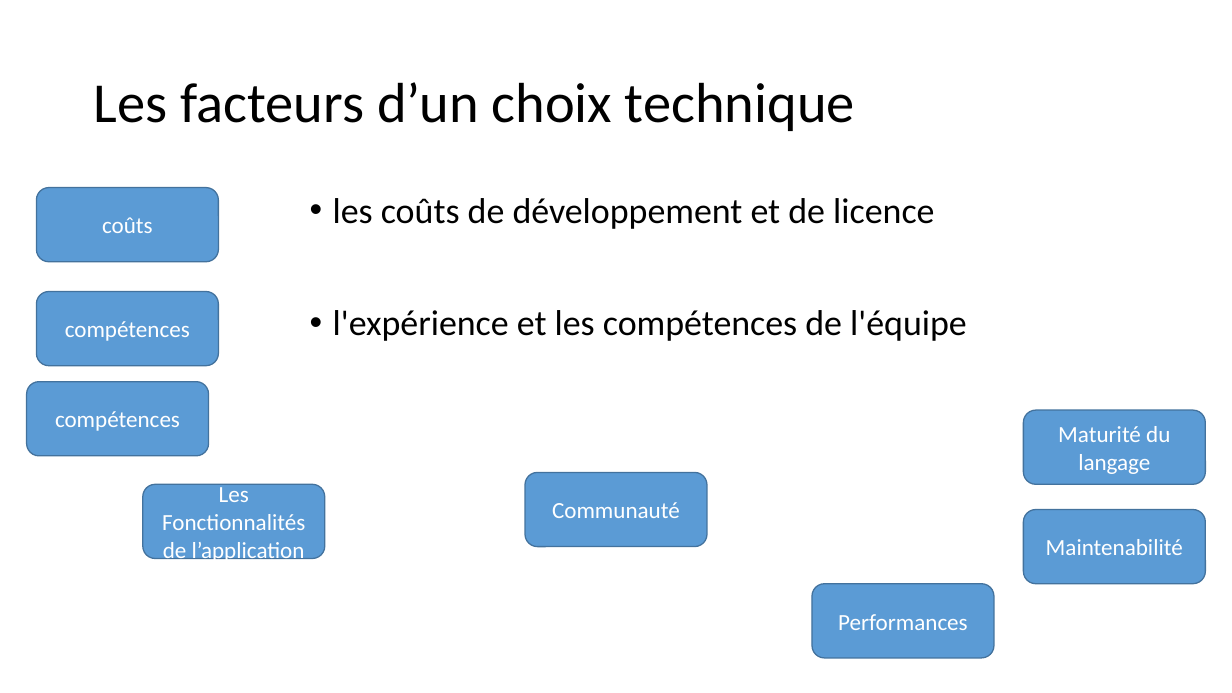
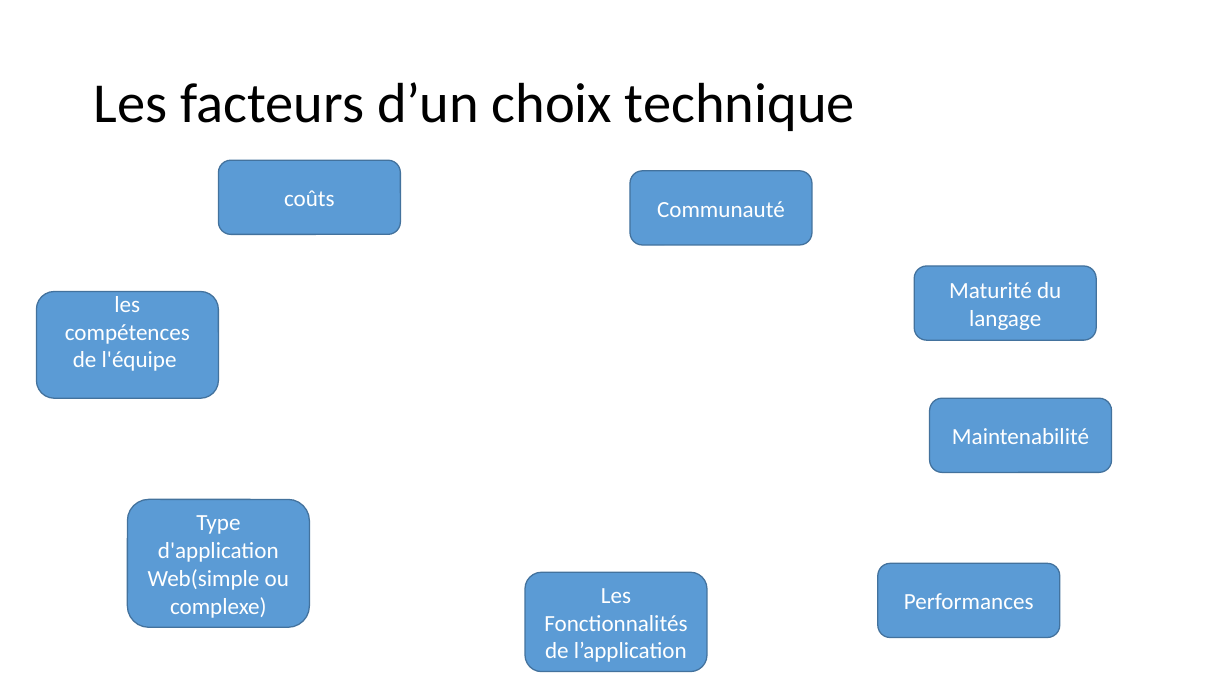
Before and after one commit to abdelchag/M2A_Documentation, a slide deck: slide 2 of le choix de la technologie/Nouveau Microsoft PowerPoint Presentation.pptx. Drawn at 1232x693 pixels with LibreOffice and Linux fonts; fonts in the diff are those of the drawing. Boxes give left, top, right and bottom in pixels: in the first picture for what was removed or moved away, otherwise in the second. Text is boxed around its words. In the diff, an @@ line names an element or a change of style, - is before the commit and + after.

```diff
--- a/le choix de la technologie/Nouveau Microsoft PowerPoint Presentation.pptx
+++ b/le choix de la technologie/Nouveau Microsoft PowerPoint Presentation.pptx
@@ rounded rectangle "coûts": place and size @@
-rounded rectangle "coûts" at [36, 188, 218, 262]
+rounded rectangle "coûts" at [218, 160, 400, 234]
@@ rounded rectangle "Communauté": place and size @@
-rounded rectangle "Communauté" at [525, 472, 707, 546]
+rounded rectangle "Communauté" at [630, 171, 812, 245]
@@ text removed at [333, 198, 934, 229] @@
-• les coûts de développement et de licence
@@ rounded rectangle "Maturité du langage": place and size @@
-rounded rectangle "Maturité du langage" at [1024, 410, 1206, 484]
+rounded rectangle "Maturité du langage" at [914, 266, 1096, 340]
@@ rounded rectangle "les compétences de l'équipe": place and size @@
-rounded rectangle "les compétences de l'équipe" at [36, 291, 218, 365]
+rounded rectangle "les compétences de l'équipe" at [36, 291, 218, 397]
@@ text in rounded rectangle at [65, 296, 190, 371]: text changed @@
-compétences
+les compétences de l'équipe
@@ text removed at [333, 310, 967, 341] @@
-• l'expérience et les compétences de l'équipe
@@ rounded rectangle removed at [27, 382, 209, 456] @@
-compétences
@@ rounded rectangle "Maintenabilité": place and size @@
-rounded rectangle "Maintenabilité" at [1024, 509, 1206, 583]
+rounded rectangle "Maintenabilité" at [930, 398, 1112, 472]
@@ rounded rectangle added at [128, 499, 310, 627], fill #5B9BD5, outline #43739E 1 pt, 18 pt, text #FFFFFF @@
+Type d'application Web(simple ou complexe)
@@ rounded rectangle "Performances": place and size @@
-rounded rectangle "Performances" at [812, 584, 994, 658]
+rounded rectangle "Performances" at [878, 564, 1060, 638]
@@ rounded rectangle "Les Fonctionnalités de l’application": place and size @@
-rounded rectangle "Les Fonctionnalités de l’application" at [143, 484, 325, 558]
+rounded rectangle "Les Fonctionnalités de l’application" at [525, 572, 707, 672]
```
Also in this commit, not shown: 5 slides added, 2 other files.
